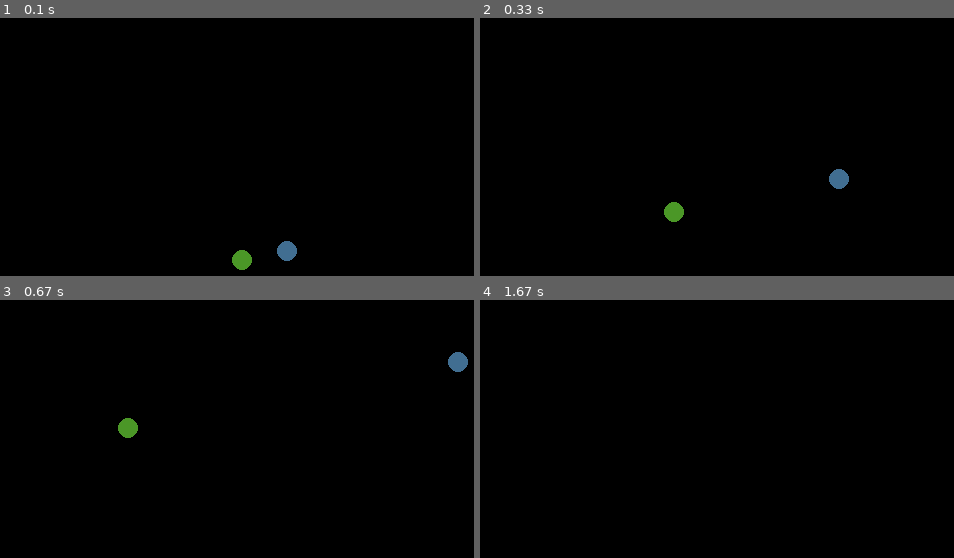
Above: before the commit, frames 1-4 (two rows, left to right).
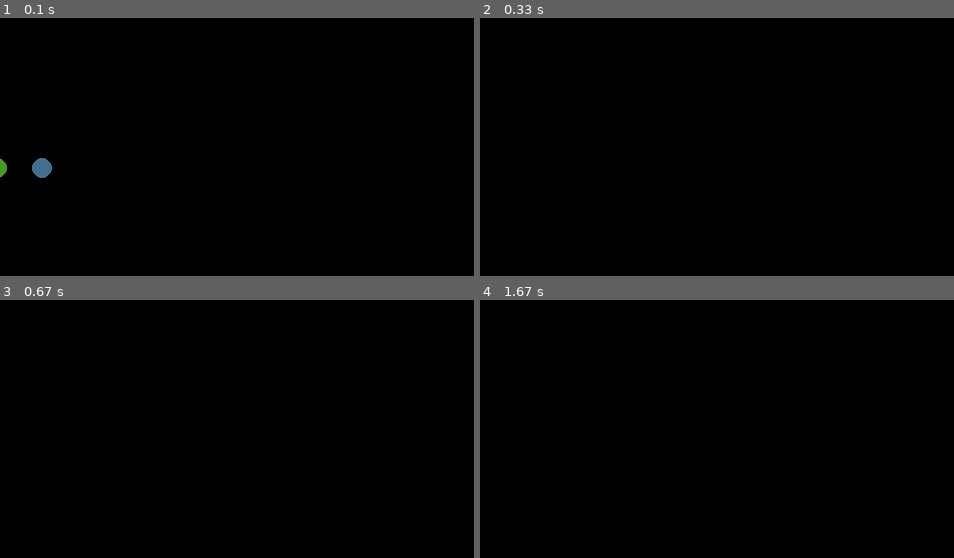
Above: after the commit, the same moments.

Repository: Ikabysh001/THE-portfolio
Game: pygame game, started from PY GAME/ball/ball.py
The game is run twice, just before and just after one commit, with the same random seed, the same clock (stepped at 60 frames per second) and the same inputs.
Inputs:
- Up to frame 1 (0.1 s): no input
- Up to frame 2 (0.33 s): no input
- Up to frame 3 (0.67 s): no input
- Up to frame 4 (1.67 s): no input

The runs differ from the first frame. In frame 1, 0.8% of the frame differs, in the area x 0-63%, y 54-98%; in frame 2, 0.5%; in frame 3, 0.5%; in frame 4, nothing differs.

Commit message:
just finished ball.py

Diff:
--- a/PY GAME/ball/ball.py
+++ b/PY GAME/ball/ball.py
@@ -1,6 +1,7 @@
 import pygame,random
 
 pygame.init()
+
 
 fps = 100
 clock = pygame.time.Clock()
@@ -17,14 +18,16 @@
 		self.image.fill((0,0,0))
 		pygame.draw.circle(self.image,(random.randint(0,255),random.randint(0,255),random.randint(0,255),random.randint(0,255)),(10,10),10,0)
 		self.rect=self.image.get_rect()
-		self.rect.x, self.rect.y=250,250
-		self.gravity = 0.7
+		self.rect.x=pygame.mouse.get_pos()[0]
+		self.rect.y=pygame.mouse.get_pos()[1]
+		self.gravity = -5
 		self.x_speed = random.randint(-5,5)
 		self.y_speed = random.randint(-5,5)
 
 	def update(self):
 		self.rect.x=self.rect.x+self.x_speed
-		self.rect.y=self.rect.y+self.y_speed
+		self.rect.y=self.rect.y+self.gravity
+		self.gravity=self.gravity+5
 
 ball_gp = pygame.sprite.Group()
 ball = Ball()
